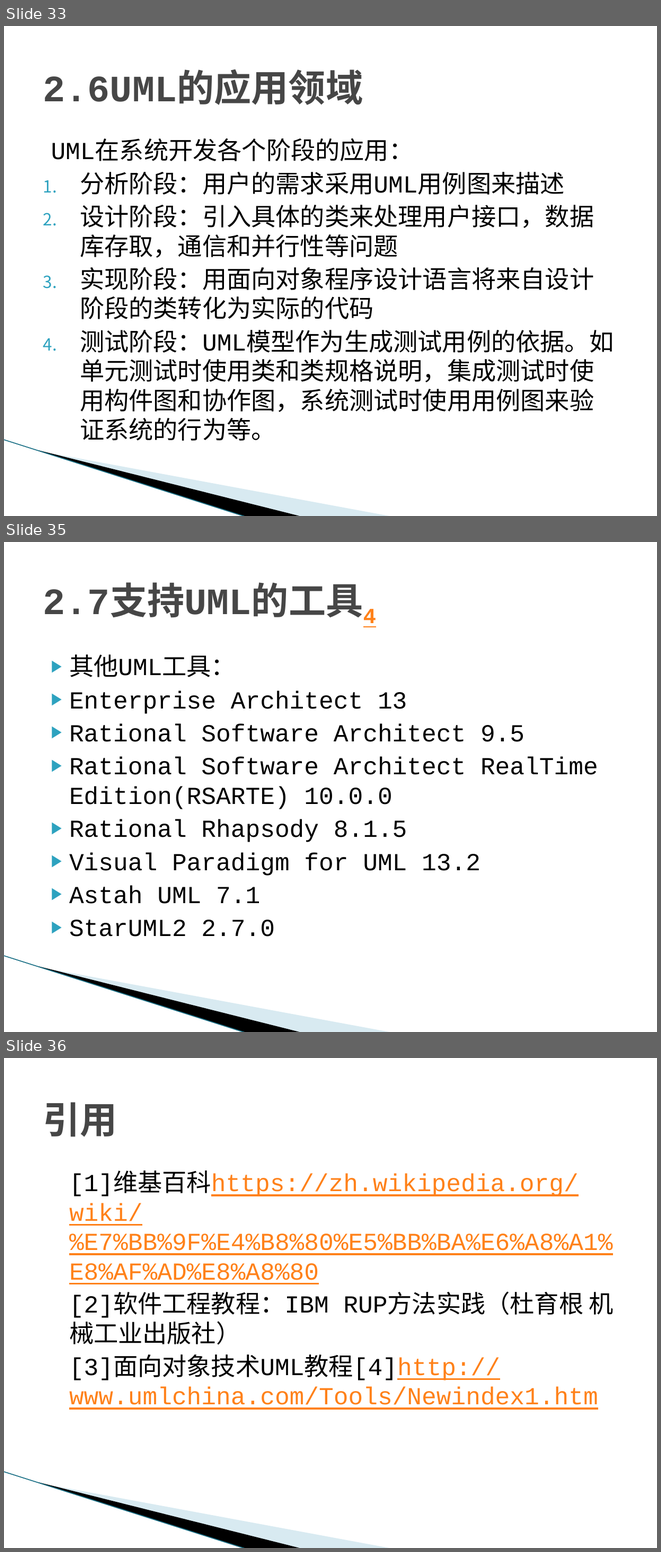
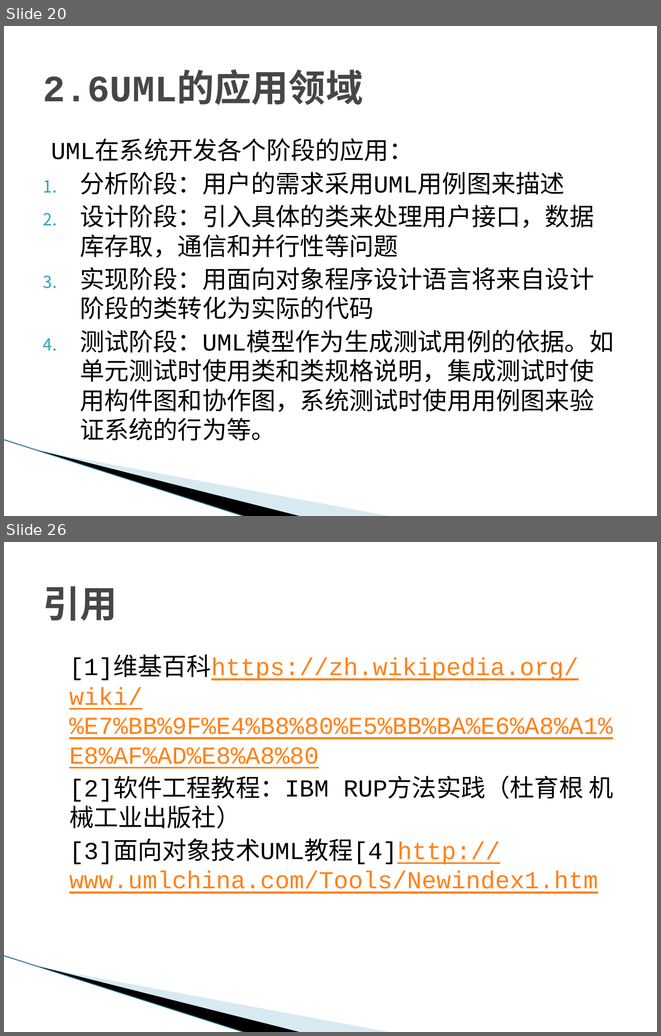
Before and after one commit to tzy502/G16, a slide deck: UML/UML概述-G16.pptx. Shown one above the other, each under a label of ours: slides 33, 35 and 36 before the commit, slides 20 and 26 after it; the slides between them are not shown. The pictures are 661x1552 and 661x1036 pixels, drawn with LibreOffice and Linux fonts; fonts in the diff are those of the drawing; background and template pictures are left out. Boxes give left, top, right and bottom in pixels: in the first picture for what was removed or moved away, otherwise in the second. Text is boxed around its words. In the diff, an @@ line names an element or a change of style, - is before the commit and + after.

```diff
--- a/UML/UML概述-G16.pptx
+++ b/UML/UML概述-G16.pptx
@@ slide 35 removed at (x1=4, y1=542, x2=657, y2=1032), background #FFFFFF; not listed: 3 template elements that a slide beside it also shows @@
@@ title removed at (x1=43, y1=587, x2=363, y2=618) @@
-2.7支持UML的工具4
@@ text removed at (x1=69, y1=654, x2=598, y2=936) @@
-▶ 其他UML工具：
-▶ Enterprise Architect 13
-▶ Rational Software Architect 9.5
-▶ Rational Software Architect RealTime Edition(RSARTE) 10.0.0
-▶ Rational Rhapsody 8.1.5
-▶ Visual Paradigm for UML 13.2
-▶ Astah UML 7.1
-▶ StarUML2 2.7.0
@@ what was slide 33 is now slide 20 @@
@@ what was slide 36 is now slide 26 @@
```
Also in this commit, not shown: 4 slides changed, 5 slides added, 14 other slides removed.
